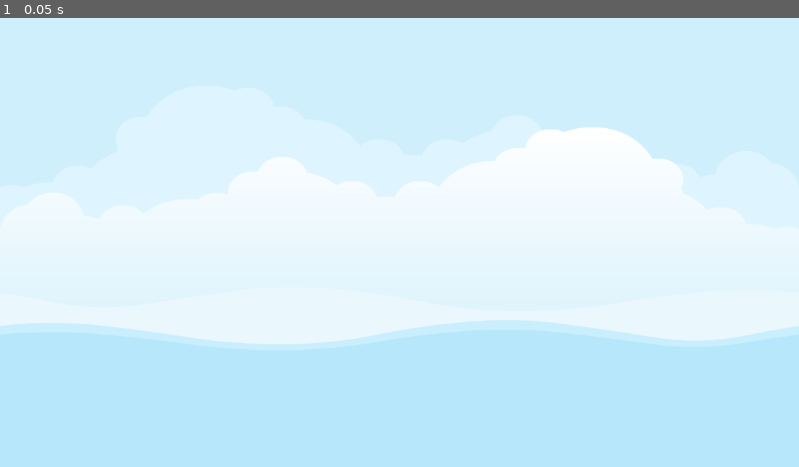
Above: before the commit, frame 1.
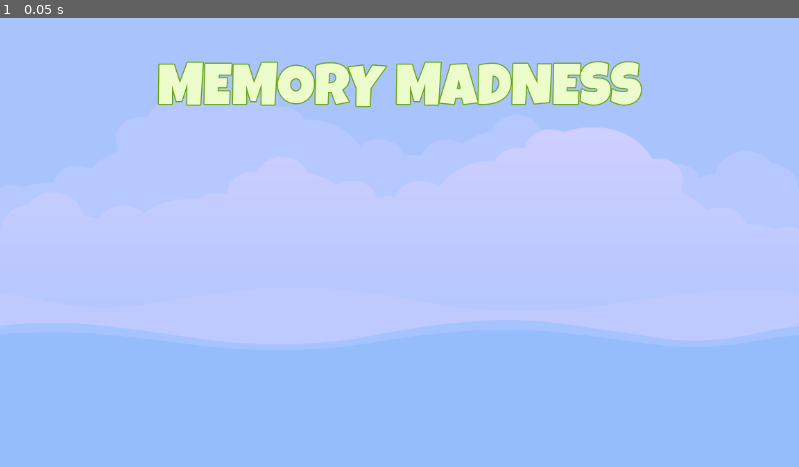
Above: after the commit, the same moment.

Repository: bluewind109/Memory-Madness
Game: Godot game, scene res://master_scene/master_scene.tscn
Same seed, same stepped clock (60 frames per second), same inputs: the game is played once before the commit and once after it.
Inputs:
- Up to frame 1 (0.05 s): no input

The runs differ from the first frame. In frame 1, 100% of the frame differs, in the area x 0-100%, y 0-100%.

Commit message:
Setup UI in main screen

Diff:
--- /dev/null
+++ b/main_screen/main_screen.tscn
@@ -0,0 +1,56 @@
+[gd_scene load_steps=3 format=3 uid="uid://1ito4jpdhijs"]
+
+[ext_resource type="FontFile" uid="uid://dstw0218qk7gu" path="res://assets/fonts/LuckiestGuy-Regular.ttf" id="1_itmjd"]
+
+[sub_resource type="LabelSettings" id="LabelSettings_0hr60"]
+font = ExtResource("1_itmjd")
+font_size = 84
+font_color = Color(0.92549, 0.988235, 0.796078, 1)
+outline_size = 6
+outline_color = Color(0.396078, 0.639216, 0.0509804, 1)
+
+[node name="MainScreen" type="Control"]
+layout_mode = 3
+anchors_preset = 15
+anchor_right = 1.0
+anchor_bottom = 1.0
+grow_horizontal = 2
+grow_vertical = 2
+
+[node name="ColorRect" type="ColorRect" parent="."]
+layout_mode = 1
+anchors_preset = 15
+anchor_right = 1.0
+anchor_bottom = 1.0
+grow_horizontal = 2
+grow_vertical = 2
+color = Color(0.145098, 0.164706, 1, 0.223529)
+
+[node name="VB" type="VBoxContainer" parent="."]
+layout_mode = 1
+anchors_preset = 15
+anchor_right = 1.0
+anchor_bottom = 1.0
+grow_horizontal = 2
+grow_vertical = 2
+theme_override_constants/separation = 0
+
+[node name="LabelTitle" type="Label" parent="VB"]
+layout_mode = 2
+size_flags_horizontal = 4
+size_flags_vertical = 6
+text = "MEMORY MADNESS
+"
+label_settings = SubResource("LabelSettings_0hr60")
+horizontal_alignment = 1
+vertical_alignment = 1
+
+[node name="HBLevels" type="HBoxContainer" parent="VB"]
+layout_mode = 2
+size_flags_horizontal = 4
+size_flags_vertical = 6
+
+[node name="HBSprites" type="HBoxContainer" parent="VB"]
+layout_mode = 2
+size_flags_horizontal = 4
+size_flags_vertical = 6
--- a/master_scene/master_scene.tscn
+++ b/master_scene/master_scene.tscn
@@ -1,6 +1,7 @@
-[gd_scene load_steps=2 format=3 uid="uid://dh572avwhnn4a"]
+[gd_scene load_steps=3 format=3 uid="uid://dh572avwhnn4a"]
 
 [ext_resource type="Texture2D" uid="uid://chjc4kdky5k7e" path="res://assets/images/backgroundEmpty.png" id="1_rtu2r"]
+[ext_resource type="PackedScene" uid="uid://1ito4jpdhijs" path="res://main_screen/main_screen.tscn" id="2_0vmkn"]
 
 [node name="MasterScene" type="CanvasLayer"]
 
@@ -11,3 +12,5 @@
 grow_horizontal = 2
 grow_vertical = 2
 texture = ExtResource("1_rtu2r")
+
+[node name="MainScreen" parent="." instance=ExtResource("2_0vmkn")]
--- a/singletons/image_manager.gd
+++ b/singletons/image_manager.gd
@@ -30,5 +30,3 @@
 	for fn in file_names:
 		if ".import" not in fn:
 			add_files_to_list(fn, path)
-
-	print("LOADED: ", _item_images.size())
